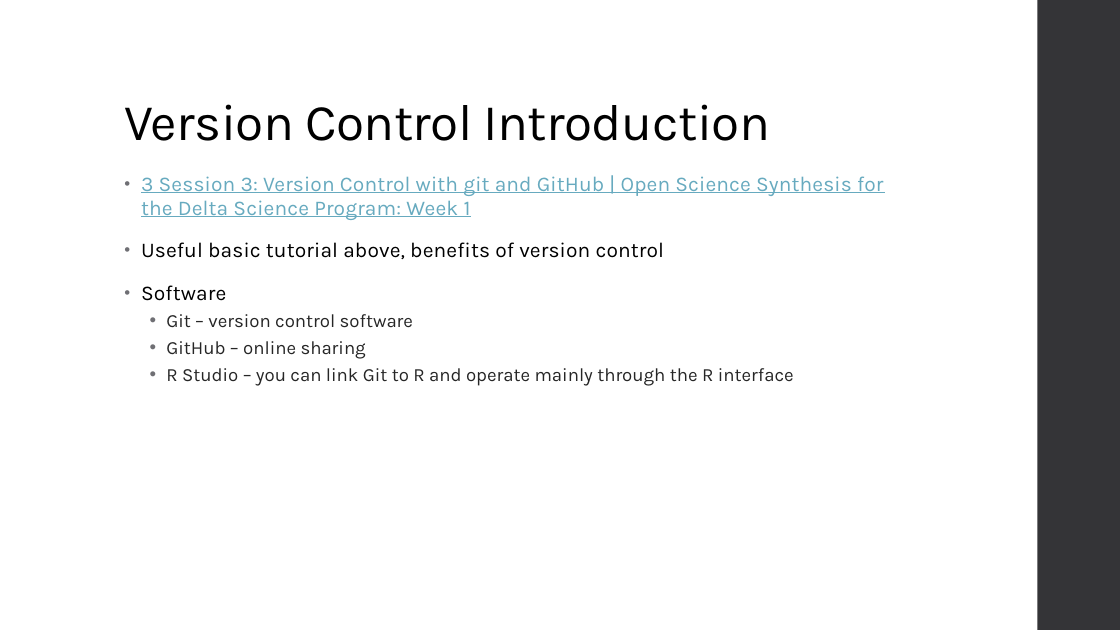
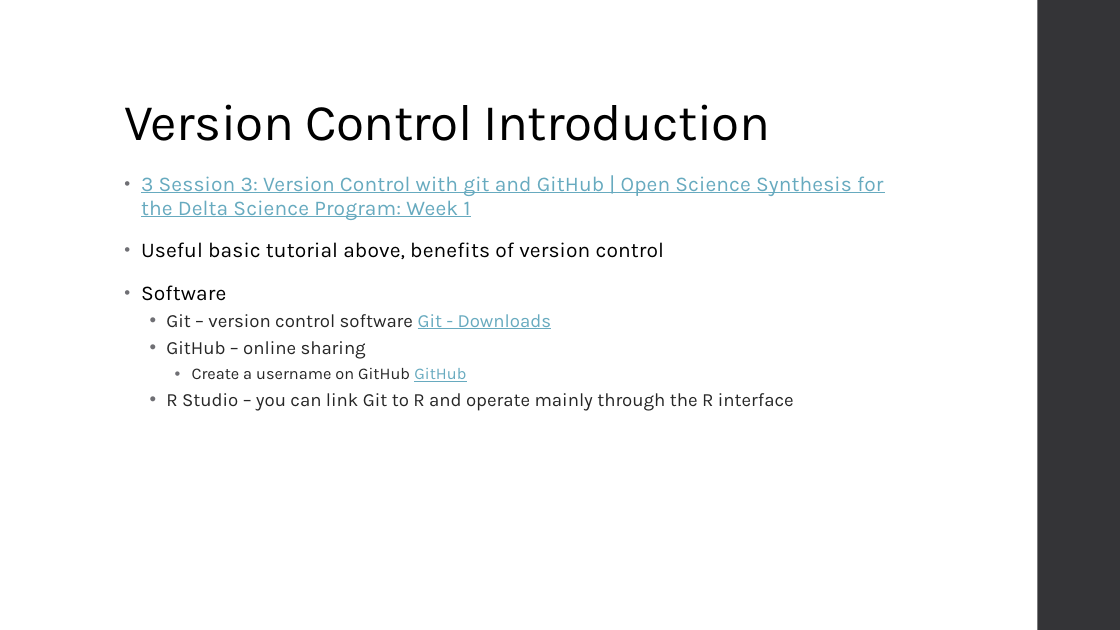
Before and after one commit to BDO-Science/rteam, a slide deck: slide 4 of github/GitHub_introduction.pptx (slide 3 before the commit). Drawn at 1120x630 pixels with LibreOffice and Linux fonts; fonts in the diff are those of the drawing. Boxes give left, top, right and bottom in pixels: in the first picture for what was removed or moved away, otherwise in the second. Text is boxed around its words. In the diff, an @@ line names an element or a change of style, - is before the commit and + after.

```diff
--- a/github/GitHub_introduction.pptx
+++ b/github/GitHub_introduction.pptx
@@ text at (166, 314, 552, 329): text changed @@
-  • Git – version control software
+  • Git – version control software Git - Downloads
@@ text at (192, 368, 466, 382): paragraph added @@
+    • Create a username on GitHub GitHub
```
Also in this commit, not shown: 7 other slides changed, 5 slides added, 4 slides removed.
